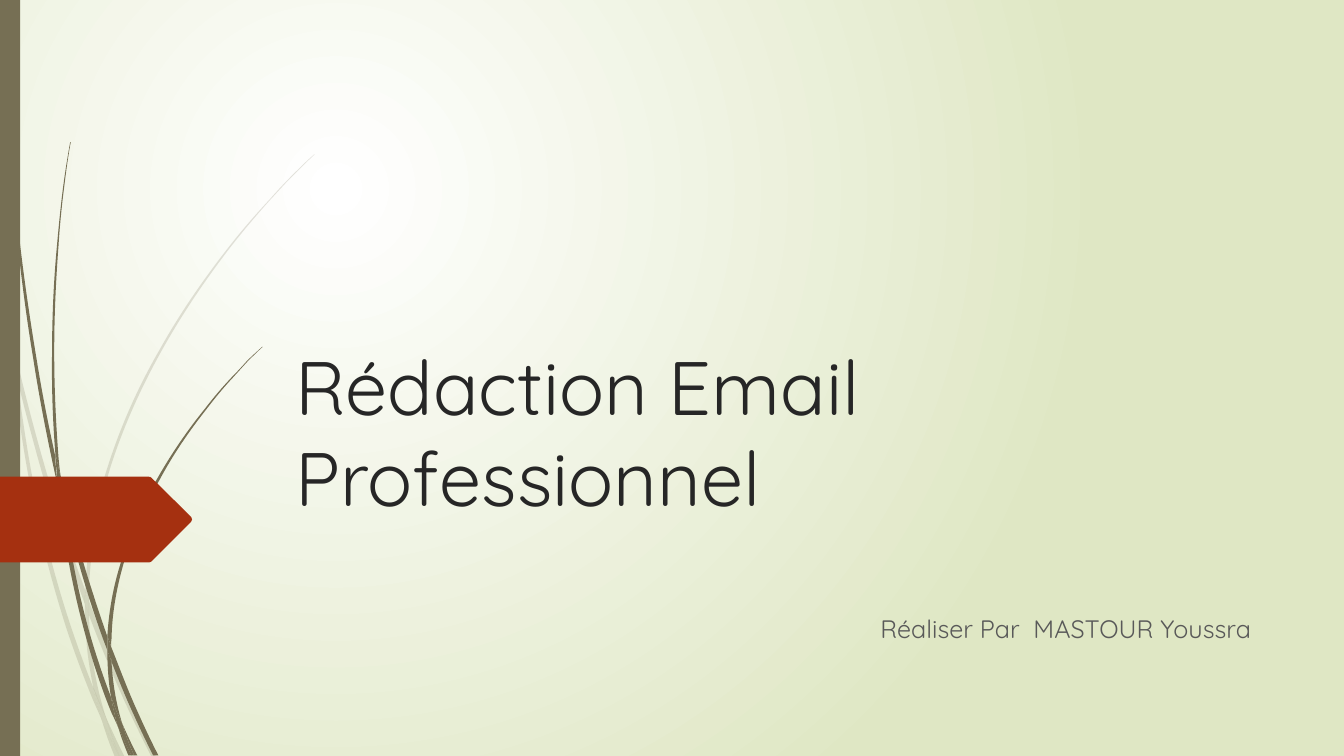
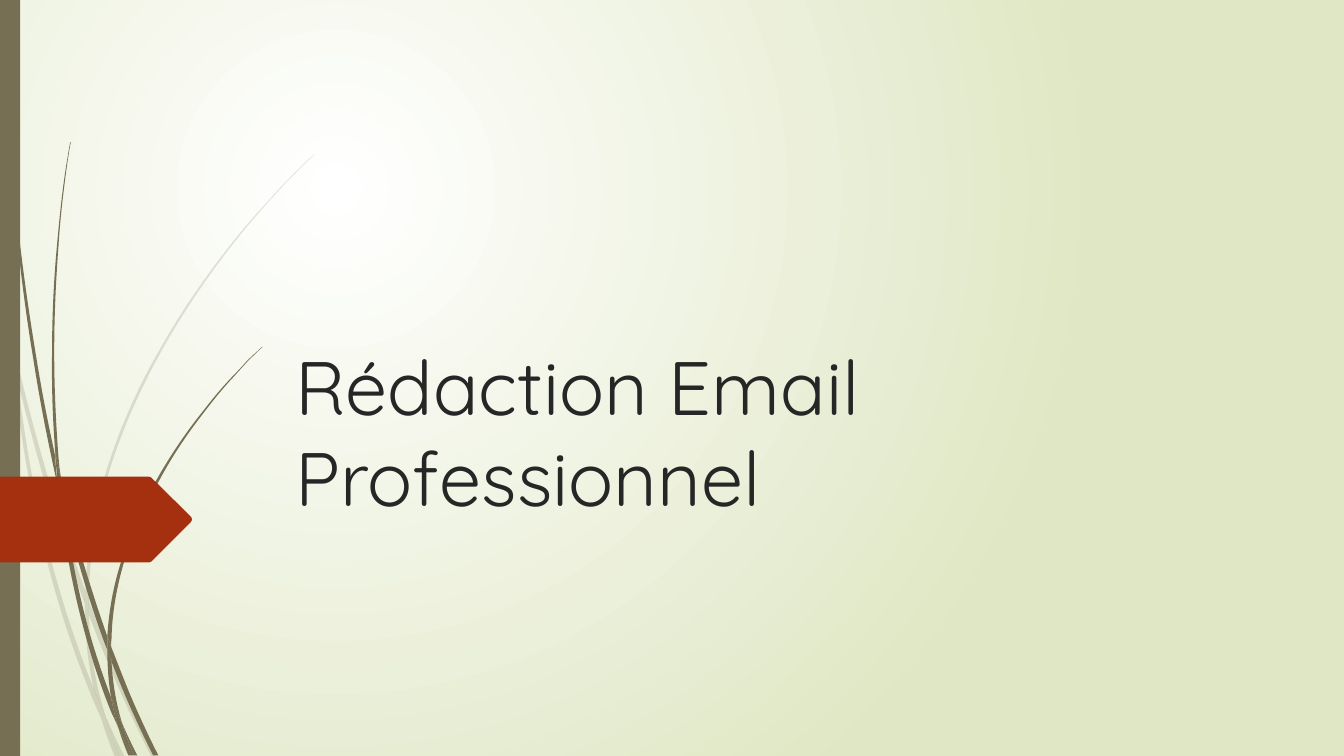
Before and after one commit to youssramastour/PresentationTEC, a slide deck: slide 1 of Rédaction Email Professionnel.pptx. Drawn at 1344x756 pixels with LibreOffice and Linux fonts; fonts in the diff are those of the drawing. Boxes give left, top, right and bottom in pixels: in the first picture for what was removed or moved away, otherwise in the second. Text is boxed around its words. In the diff, an @@ line names an element or a change of style, - is before the commit and + after.

```diff
--- a/Rédaction Email Professionnel.pptx
+++ b/Rédaction Email Professionnel.pptx
@@ subtitle removed at box(880, 619, 1251, 638) @@
-Réaliser Par MASTOUR Youssra
```
Also in this commit, not shown: 1 other slide changed, 1 other file.
